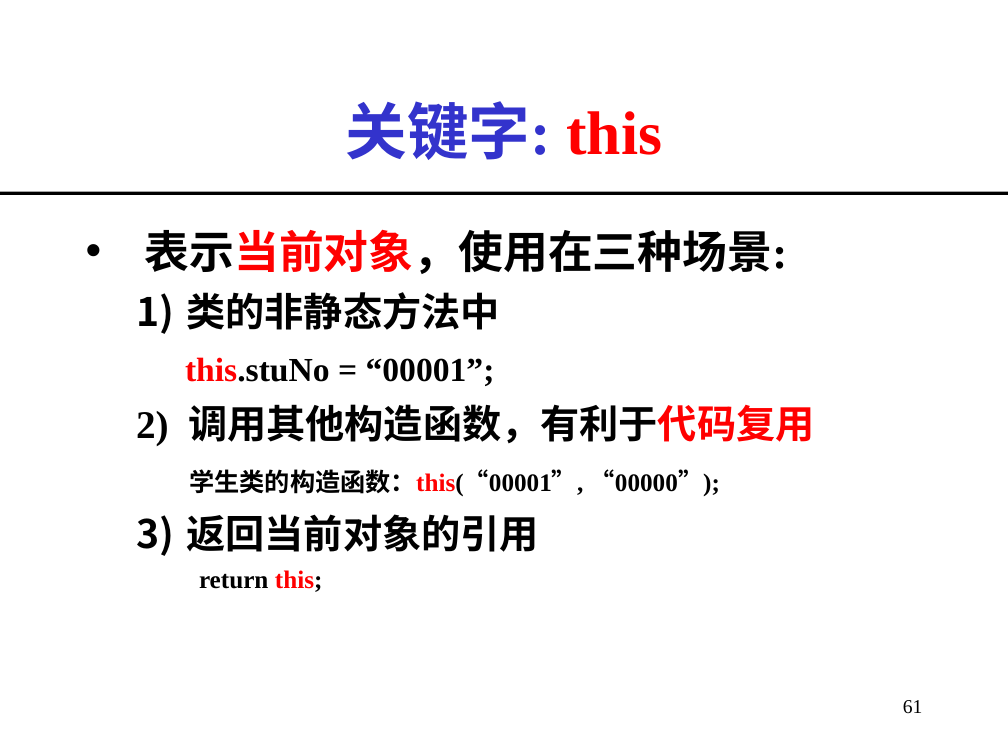
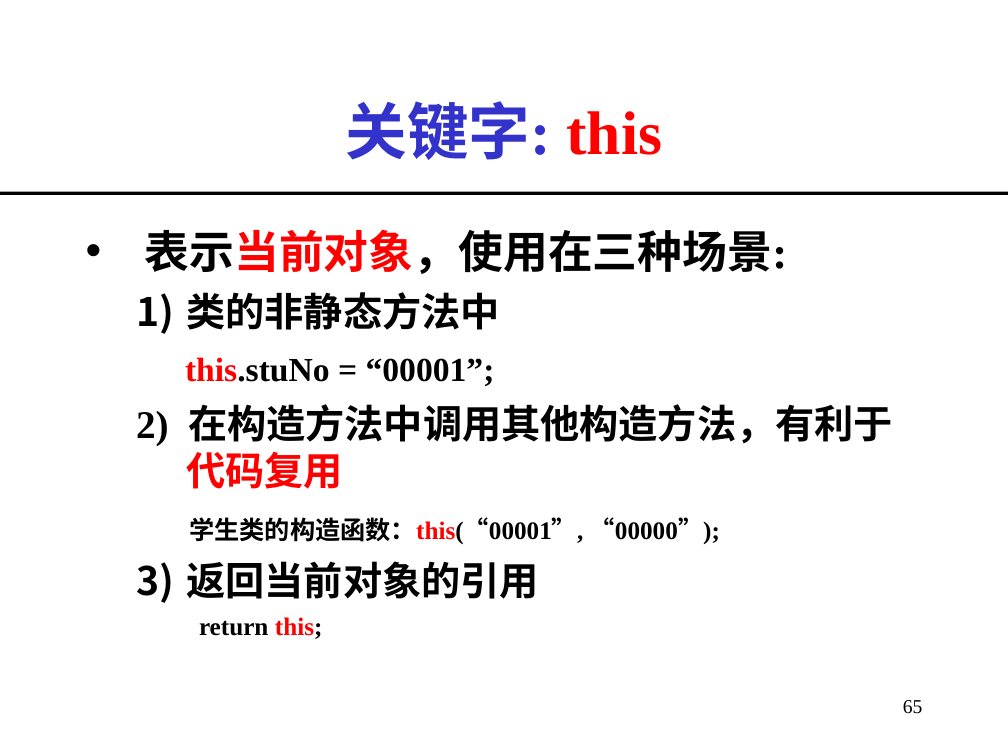
Before and after one commit to imwyw/Java, a slide deck: slide 65 of PPT/javaCh03_面向对象程序设计.ppt (slide 61 before the commit). Drawn at 1008x756 pixels with LibreOffice and Linux fonts; fonts in the diff are those of the drawing. Boxes give left, top, right and bottom in pixels: in the first picture for what was removed or moved away, otherwise in the second. Text is boxed around its words. In the diff, an @@ line names an element or a change of style, - is before the commit and + after.

```diff
--- a/PPT/javaCh03_面向对象程序设计.ppt
+++ b/PPT/javaCh03_面向对象程序设计.ppt
@@ text at [136,404,893,489]: text changed @@
-  2) 调用其他构造函数，有利于代码复用
+  2) 在构造方法中调用其他构造方法，有利于代码复用
@@ page number at [903,700,923,714]: text changed @@
-61
+65
```
Also in this commit, not shown: 5 other slides changed, 9 slides added, 1 slide removed.
